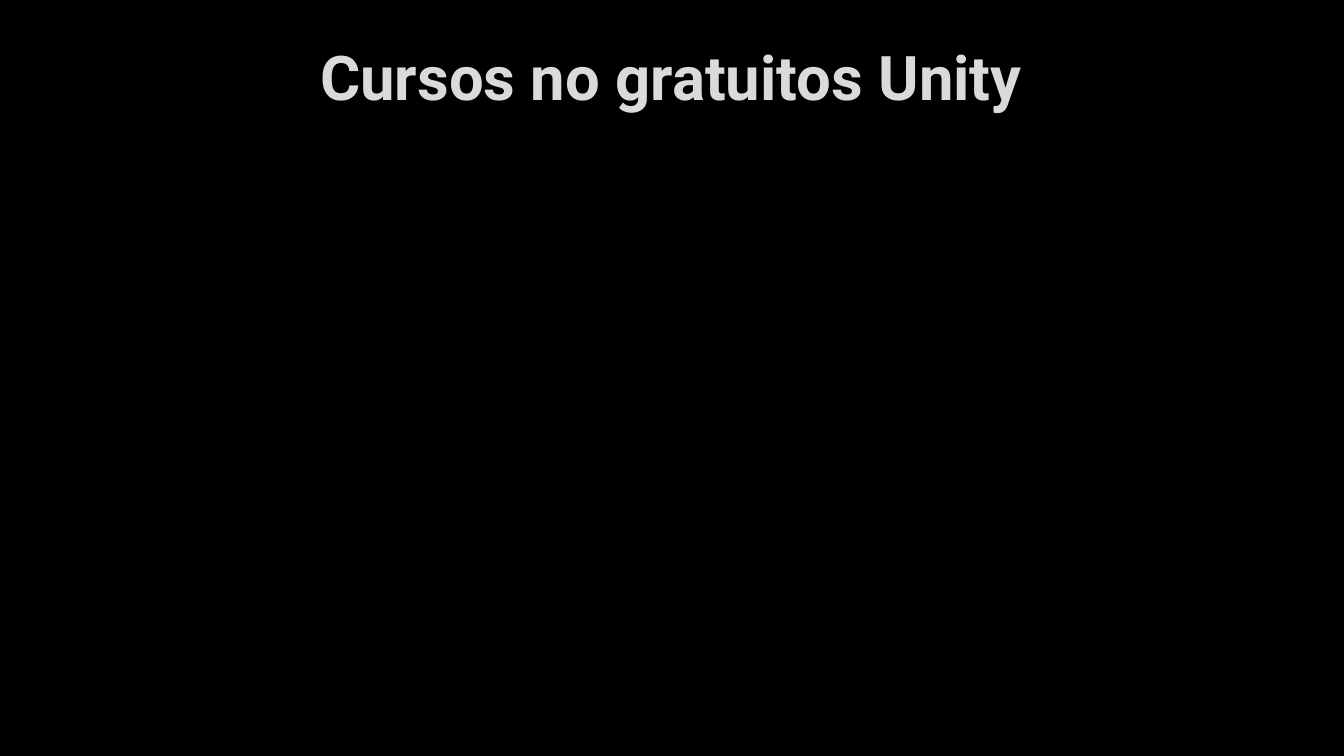
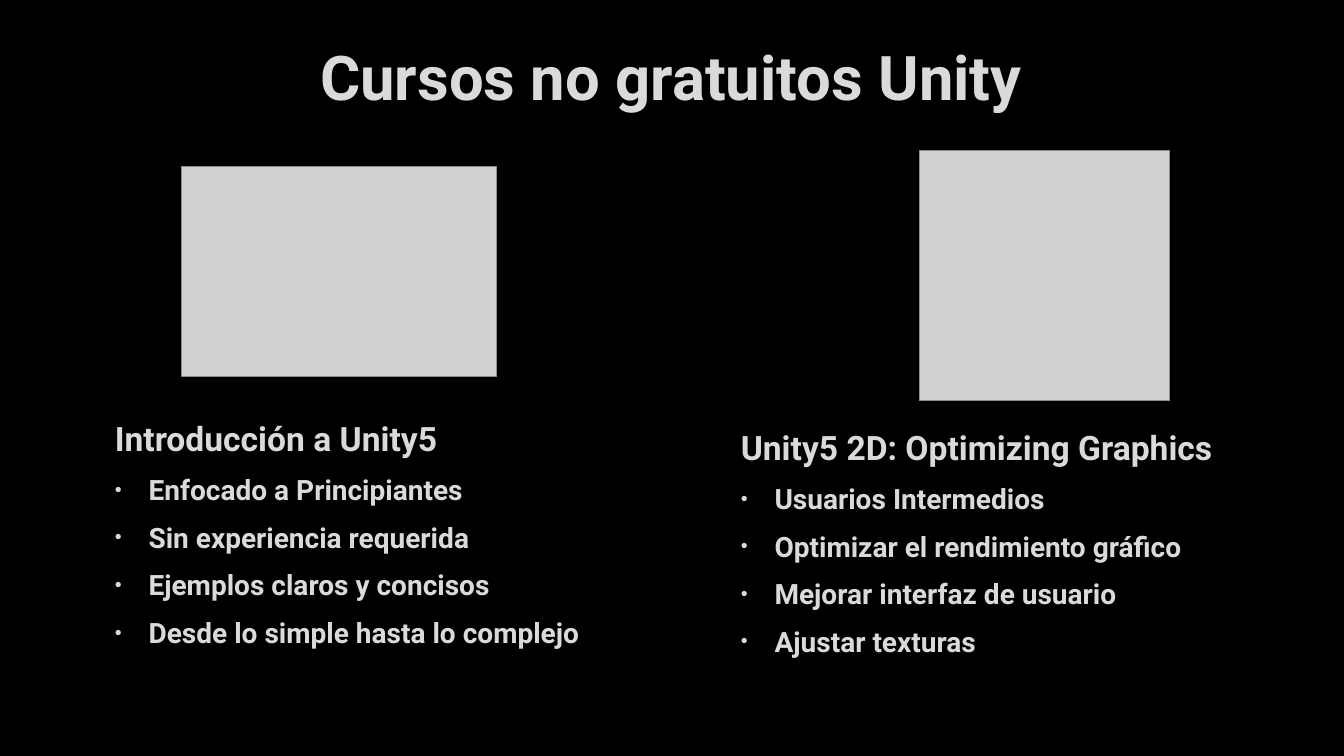
Before and after one commit to laiapc/TG1, a slide deck: slide 8 of Presentación TG1.pptx. Drawn at 1344x756 pixels with LibreOffice and Linux fonts; fonts in the diff are those of the drawing; grey boxes stand for pictures; background and template pictures are left out. Boxes give left, top, right and bottom in pixels: in the first picture for what was removed or moved away, otherwise in the second. Text is boxed around its words. In the diff, an @@ line names an element or a change of style, - is before the commit and + after.

```diff
--- a/Presentación TG1.pptx
+++ b/Presentación TG1.pptx
@@ picture added at bbox=[182, 166, 497, 376] @@
@@ picture added at bbox=[920, 150, 1170, 400] @@
@@ text added at bbox=[115, 425, 579, 649], 20 pt, text #DADADA, bold @@
+Introducción a Unity5
+• Enfocado a Principiantes
+• Sin experiencia requerida
+• Ejemplos claros y concisos
+• Desde lo simple hasta lo complejo
@@ text added at bbox=[741, 434, 1212, 658], 20 pt, text #DADADA, bold @@
+Unity5 2D: Optimizing Graphics
+• Usuarios Intermedios
+• Optimizar el rendimiento gráfico
+• Mejorar interfaz de usuario
+• Ajustar texturas
```
Also in this commit, not shown: 4 other slides changed, 2 slides added, 2 slides removed, 1 other file.
